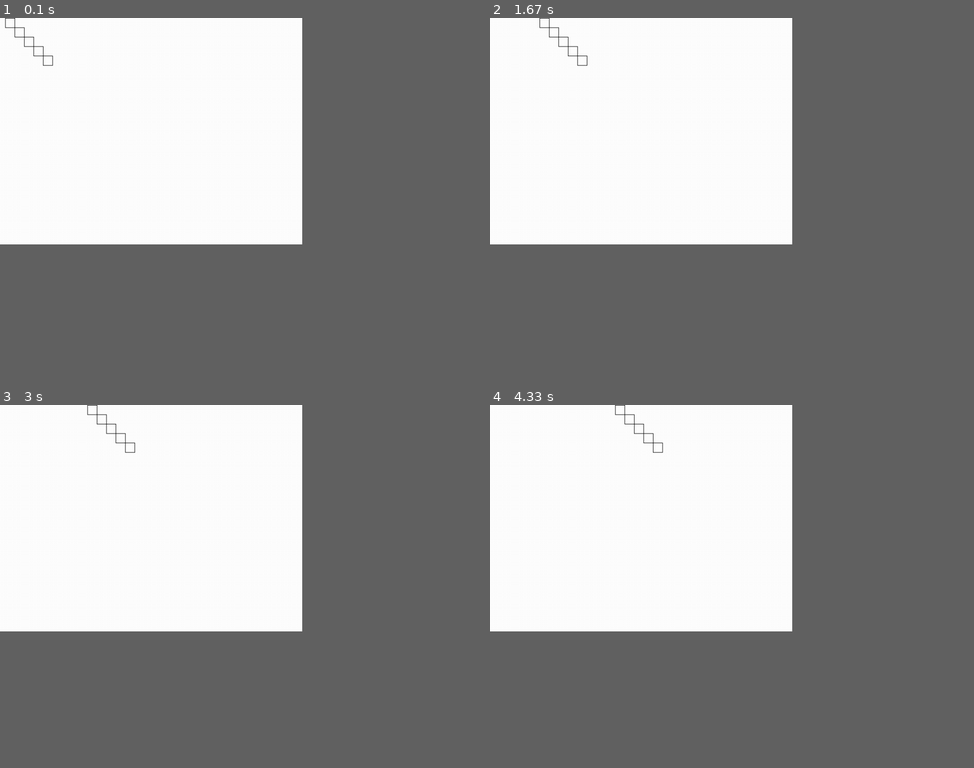
Above: before the commit, frames 1-4 (two rows, left to right).
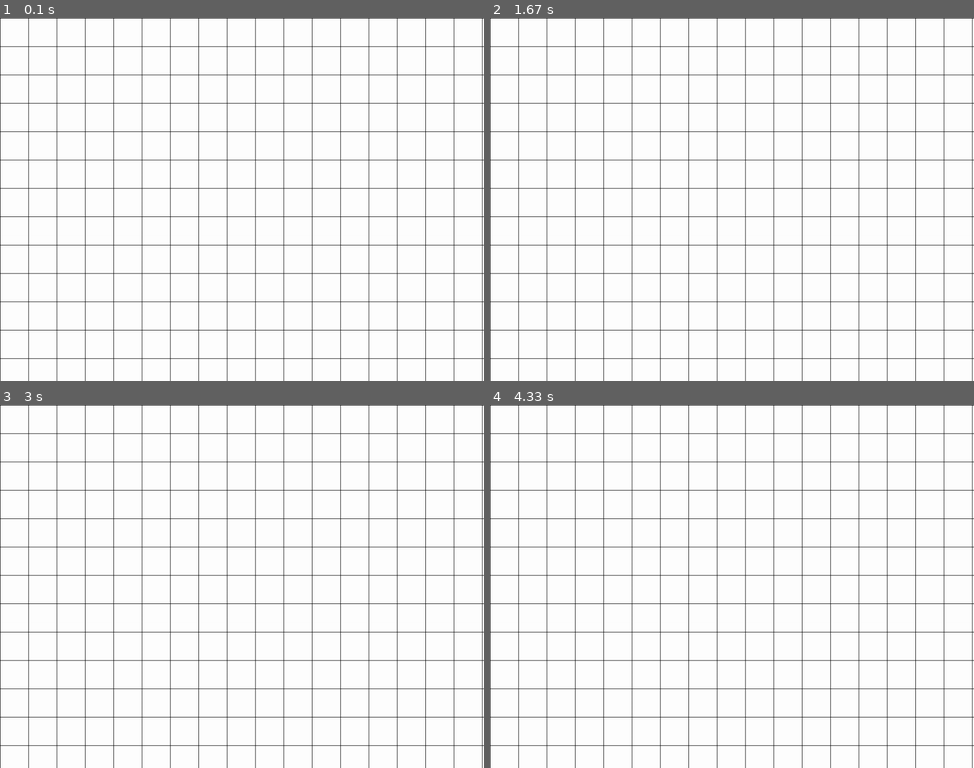
Above: after the commit, the same moments.

Repository: bakineugene/pygame_experiments
Game: pygame game, started from pygame0001.py
Two runs of this game, one before a commit and one after it. Both use one fixed random seed, a clock stepped at 60 frames per second and the inputs below.
Inputs:
- Up to frame 1 (0.1 s): no input
- Up to frame 2 (1.67 s): no input
- Up to frame 3 (3 s): no input
- Up to frame 4 (4.33 s): no input
In our replay, the window is 562x421 before the commit and 900x675 after it. These sizes can differ from the game's own. Grey fills any space a smaller window leaves; there, only what the larger window draws over its background counts as a difference.

The runs differ from the first frame. In frame 1, 6.4% of the frame differs, in the area x 0-100%, y 0-100%; in frame 2, 6.4%; in frame 3, 6.4%; in frame 4, 6.4%.

Commit message:
Draws grid

Diff:
--- a/pygame0001.py
+++ b/pygame0001.py
@@ -1,6 +1,6 @@
 import pygame
 
-RESOLUTION_DEFAULT = (640, 480)
+RESOLUTION_DEFAULT = (1024, 768)
 
 POSITION_ZERO = (0, 0)
 
@@ -18,15 +18,14 @@
             game.is_running = False
 
 def draw_grid_element(surface, colour, size, point):
-    point_plus = point + size
-    pygame.draw.lines(surface, colour, True, ((point, point), (point, point_plus), (point_plus, point_plus), (point_plus, point)))
+    point_plus_x = point[0] + size
+    point_plus_y = point[1] + size
+    pygame.draw.lines(surface, colour, True, (point, (point[0], point_plus_y), (point_plus_x, point_plus_y), (point_plus_x, point[1])))
 
-def draw_grid(surface, colour=COLOR_BLACK, size=20):
-    draw_grid_element(surface, colour, size, 0)
-    draw_grid_element(surface, colour, size, size)
-    draw_grid_element(surface, colour, size, size * 2)
-    draw_grid_element(surface, colour, size, size * 3)
-    draw_grid_element(surface, colour, size, size * 4)
+def draw_grid(surface, colour=COLOR_BLACK, size=60, size_x=100, size_y=100):
+    for x in range(size_x):
+        for y in range(size_y):
+            draw_grid_element(surface, colour, size, (x * size, y * size))
 
 class Game(object):
 
@@ -51,7 +50,7 @@
     def draw(self):
         self.timer = self.timer + 1
         self.screen.blit(self.background, POSITION_ZERO)
-        self.screen.blit(self.grid, (POSITION_ZERO[0] + self.timer, POSITION_ZERO[1]))
+        self.screen.blit(self.grid, POSITION_ZERO)
         pygame.display.flip()
 
     def start(self):
